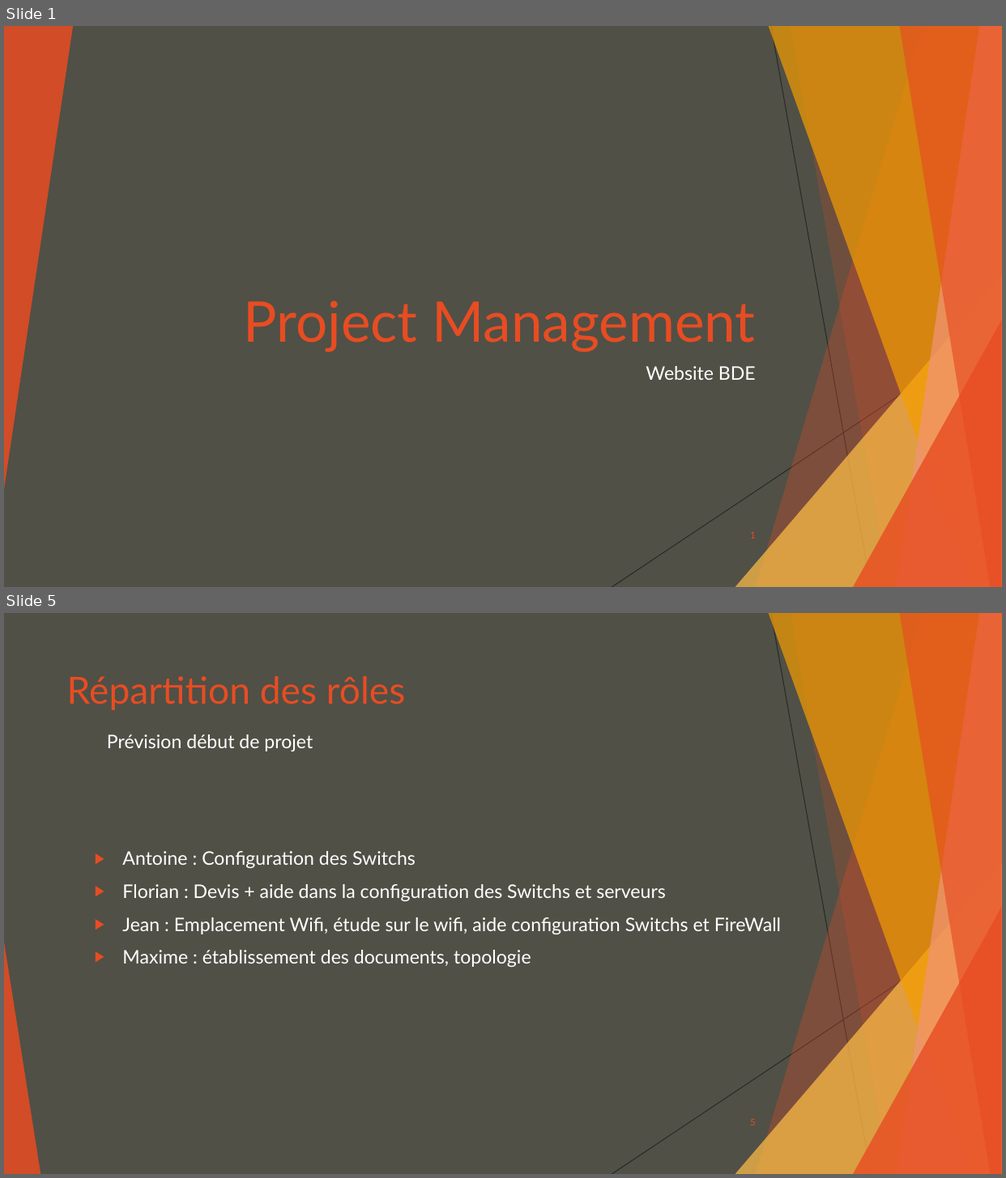
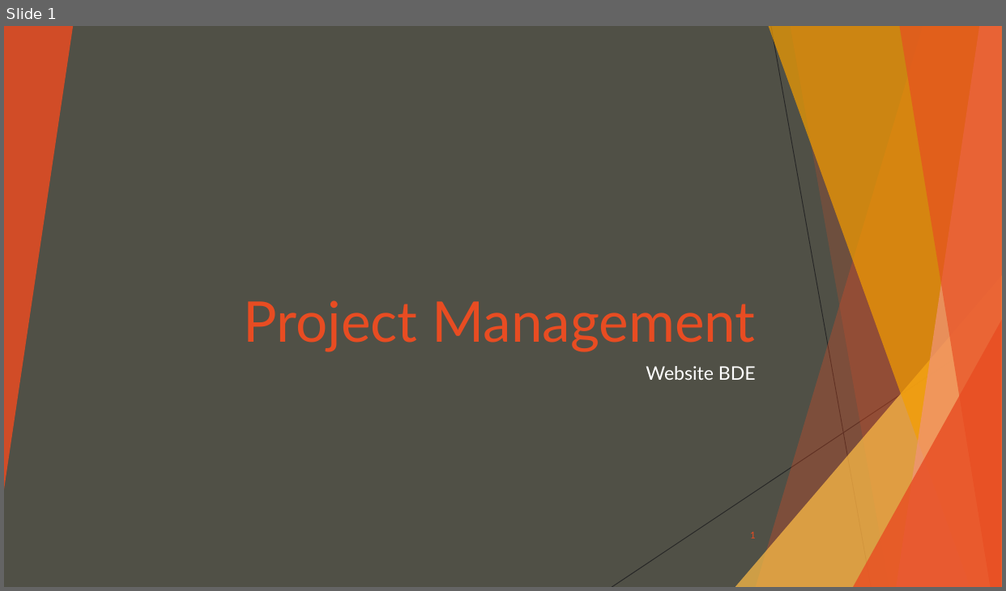
Before and after one commit to Happocalypse/ProjetSiteWebBDE, a slide deck: Project Management.pptx. Shown one above the other, each under a label of ours: slides 1 and 5 before the commit, slide 1 after it; the slides between them are not shown. The pictures are 1006x1178 and 1006x591 pixels, drawn with LibreOffice and Linux fonts; fonts in the diff are those of the drawing. Boxes give left, top, right and bottom in pixels: in the first picture for what was removed or moved away, otherwise in the second. Text is boxed around its words. In the diff, an @@ line names an element or a change of style, - is before the commit and + after.

```diff
--- a/Project Management.pptx
+++ b/Project Management.pptx
@@ slide 5 removed at bbox=[4, 613, 1002, 1174], background #505046; not listed: 9 template elements that a slide beside it also shows @@
@@ title removed at bbox=[67, 676, 405, 710] @@
-Répartition des rôles
@@ text removed at bbox=[107, 735, 313, 752] @@
-Prévision début de projet
@@ text removed at bbox=[122, 851, 781, 967] @@
-▶ Antoine : Configuration des Switchs
-▶ Florian : Devis + aide dans la configuration des Switchs et serveurs
-▶ Jean : Emplacement Wifi, étude sur le wifi, aide configuration Switchs et FireWall
-▶ Maxime : établissement des documents, topologie
@@ triangle removed at bbox=[4, 942, 40, 1174] @@
@@ page number removed at bbox=[750, 1118, 756, 1126] @@
-5
```
Also in this commit, not shown: 1 slide changed, 11 slides added, 12 other slides removed, 1 other file.
